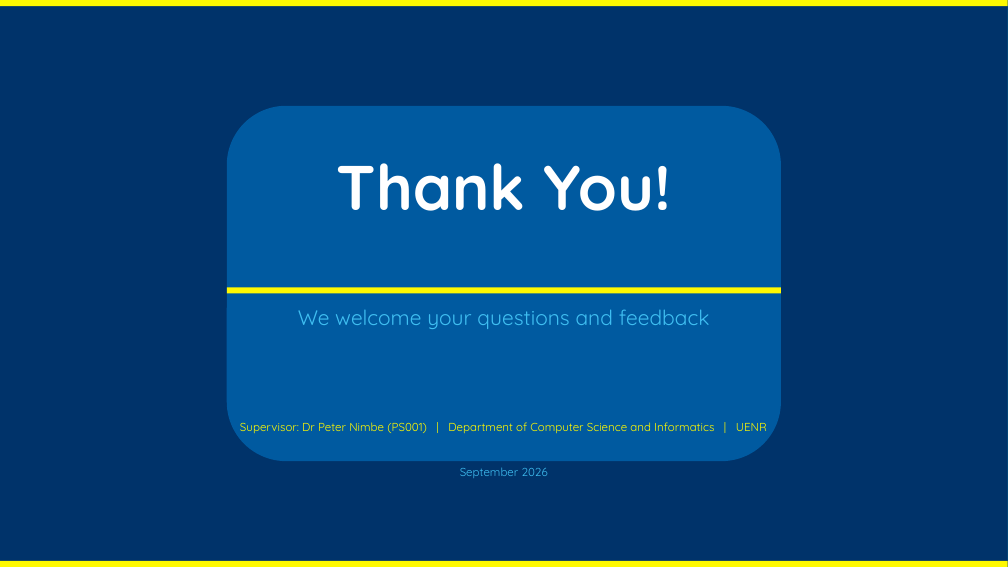
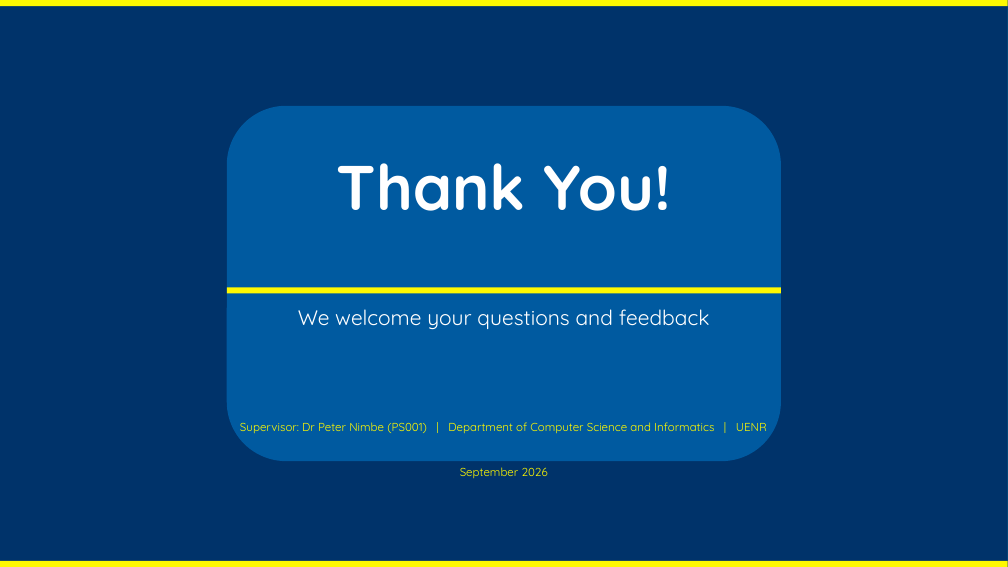
Before and after one commit to joseph-nok/Qchat, a slide deck: slide 13 of Documentation/QChat_Presentation_UENR.pptx. Drawn at 1008x567 pixels with LibreOffice and Linux fonts; fonts in the diff are those of the drawing; background and template pictures are left out. Boxes give left, top, right and bottom in pixels: in the first picture for what was removed or moved away, otherwise in the second. Text is boxed around its words. In the diff, an @@ line names an element or a change of style, - is before the commit and + after.

```diff
--- a/Documentation/QChat_Presentation_UENR.pptx
+++ b/Documentation/QChat_Presentation_UENR.pptx
@@ text "We welcome your questions and ..." at bbox=[298, 309, 710, 330]: text colour #3FBEF1 to #FFFFFF @@
@@ text "September 2026" at bbox=[460, 467, 548, 478]: text colour #3FBEF1 to #FFF901 @@
```
Also in this commit, not shown: 12 other slides changed, 3 other files.
